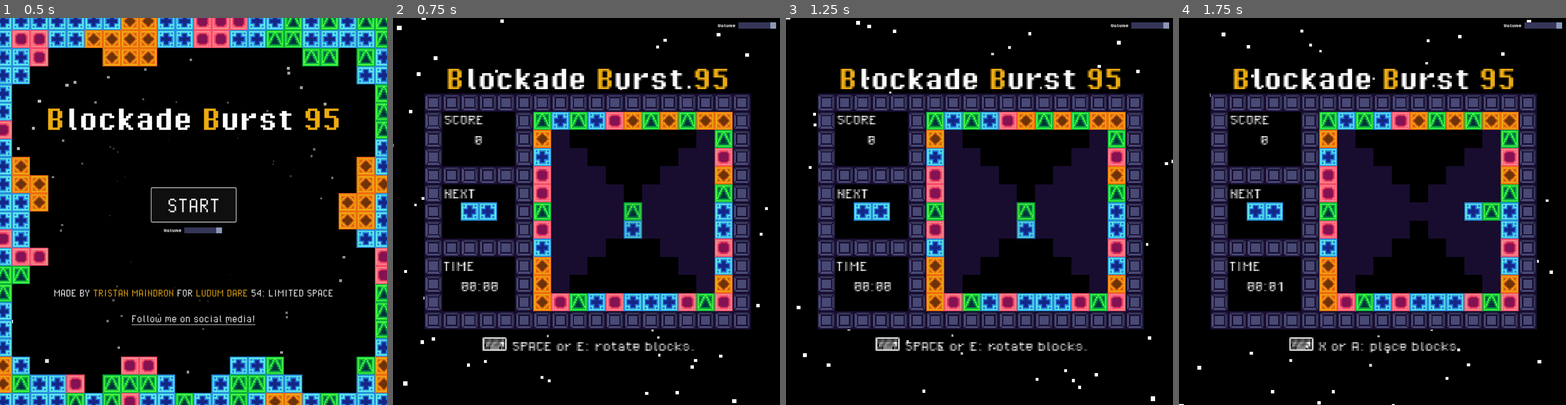
Above: before the commit, frames 1-4 (left to right).
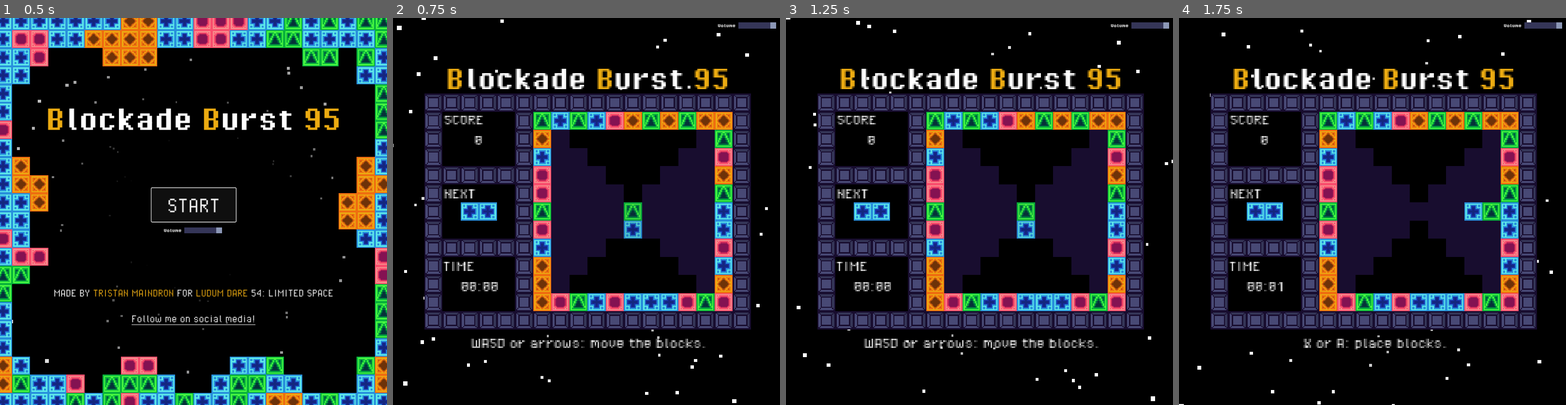
Above: after the commit, the same moments.

Repository: OwlyCode/LD54
Game: Godot game, scene res://main.tscn
The game is run twice, just before and just after one commit, with the same random seed, the same clock (stepped at 60 frames per second) and the same inputs.
Inputs:
- Up to frame 1 (0.5 s): no input
- Up to frame 2 (0.75 s): click "START" at 0.5 s
- Up to frame 3 (1.25 s): no input
- Up to frame 4 (1.75 s): tap Enter at 1.25 s; hold Right (right) from 1.28 s (still down); tap X (lock) at 1.35 s; tap Space (rotate) at 1.55 s

Frame 1 is identical in both runs. In frame 2, 1.1% of the frame differs, in the area x 20-81%, y 82-86%; in frame 3, 1.1%; in frame 4, 0.9%.

Commit message:
Fixed tutorial

Diff:
--- a/Tutorial.gd
+++ b/Tutorial.gd
@@ -1,13 +1,13 @@
 extends RichTextLabel
 
-var keyboard_movement = "[center]⌨️ WASD or arrows: move the blocks.[/center]"
-var keyboard_rotate = "[center]⌨️ __rotate__: rotate blocks.[/center]"
-var keyboard_attach = "[center]⌨️ __lock__: place blocks.[/center]"
+var keyboard_movement = "[center]WASD or arrows: move the blocks.[/center]"
+var keyboard_rotate = "[center]__rotate__: rotate blocks.[/center]"
+var keyboard_attach = "[center]__lock__: place blocks.[/center]"
 var keyboard_match3 = "[center]Match 3 colors or more.[/center]"
 
-var controller_movement = "[center]🎮 Left stick: move the blocks.[/center]"
-var controller_rotate = "[center]🎮 X / Square: rotate blocks.[/center]"
-var controller_attach = "[center]🎮 A / Cross: place blocks.[/center]"
+var controller_movement = "[center]Left stick: move the blocks.[/center]"
+var controller_rotate = "[center]X / Square: rotate blocks.[/center]"
+var controller_attach = "[center]A / Cross: place blocks.[/center]"
 var controller_match3 = "[center]Match 3 colors or more.[/center]"
 
 enum {MOVEMENT, ROTATE, ATTACH, MATCH3, FINISHED}
@@ -15,7 +15,7 @@
 var state = MOVEMENT
 
 func _ready():
-	text = keyboard_rotate if Global.keyboard_mode else controller_rotate
+	text = keyboard_movement if Global.keyboard_mode else controller_movement
 	translate()
 
 func translate():
